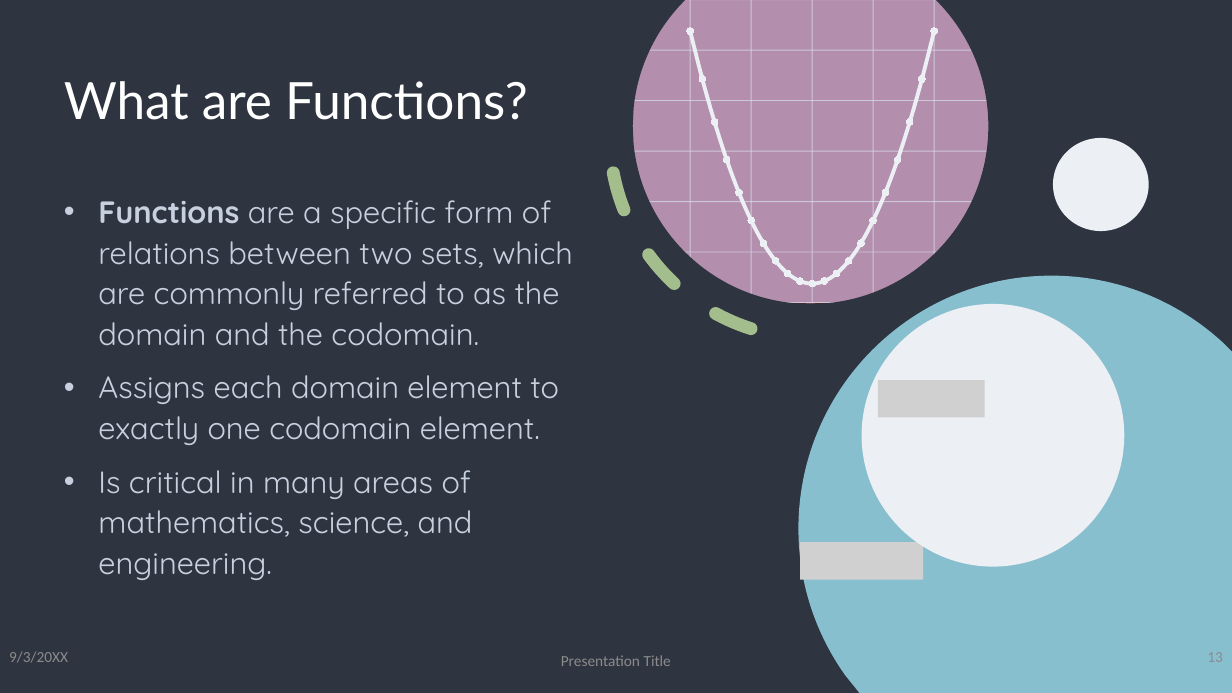
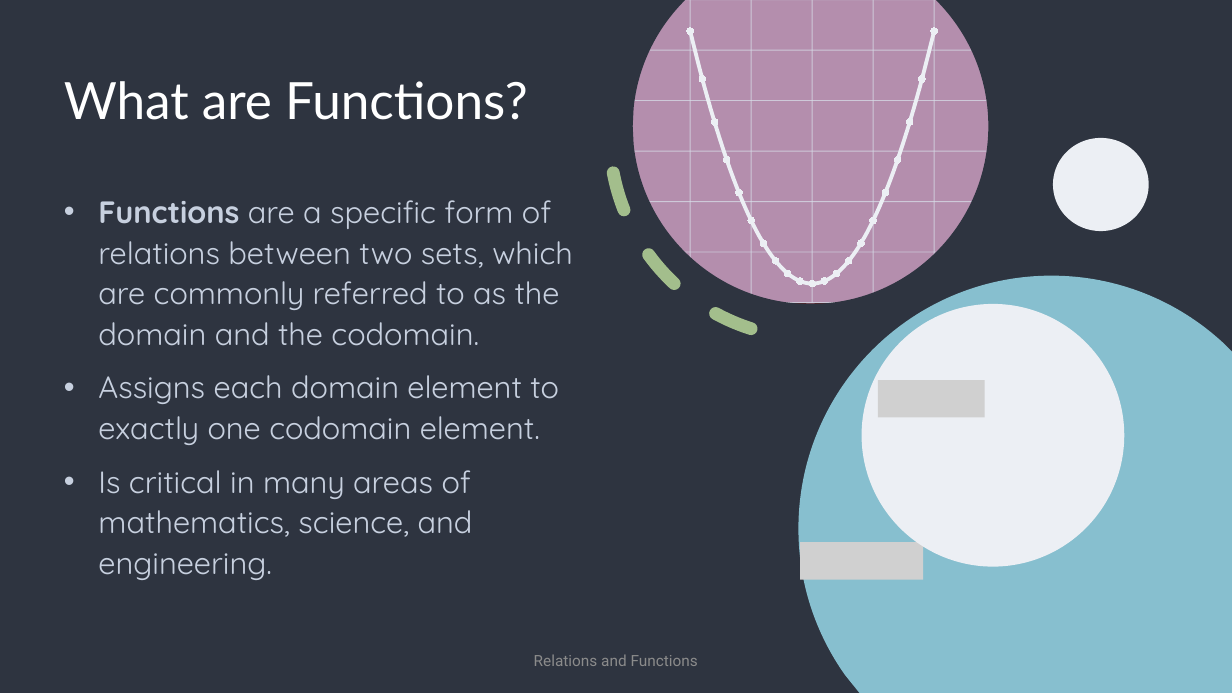
Before and after one commit to joejo-joestar/discrete-assignment, a slide deck: slide 13 of VidorPres/Relations and Functions.pptx. Drawn at 1232x693 pixels with LibreOffice and Linux fonts; fonts in the diff are those of the drawing; grey boxes stand for pictures. Boxes give left, top, right and bottom in pixels: in the first picture for what was removed or moved away, otherwise in the second. Text is boxed around its words. In the diff, an @@ line names an element or a change of style, - is before the commit and + after.

```diff
--- a/VidorPres/Relations and Functions.pptx
+++ b/VidorPres/Relations and Functions.pptx
@@ text removed at [9,652,68,663] @@
-9/3/20XX
@@ text at [534,654,698,666]: text changed; font Calibri to Roboto @@
-Presentation Title
+Relations and Functions
@@ page number removed at [1207,652,1223,662] @@
-13
```
Also in this commit, not shown: 18 other slides changed, 2 other files.
